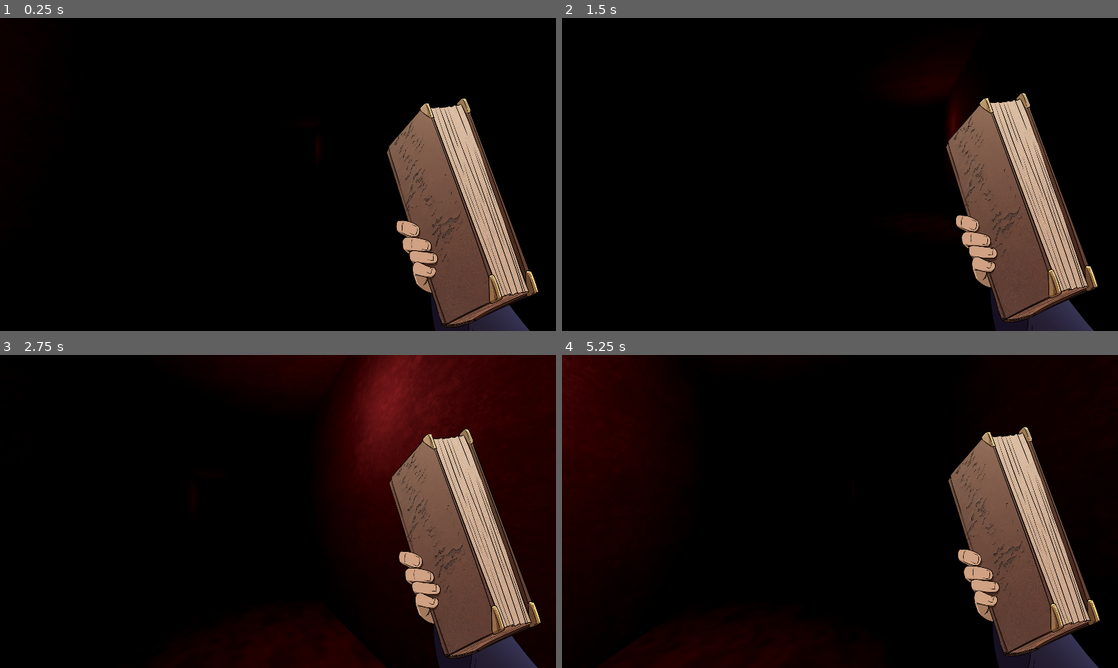
Above: before the commit, frames 1-4 (two rows, left to right).
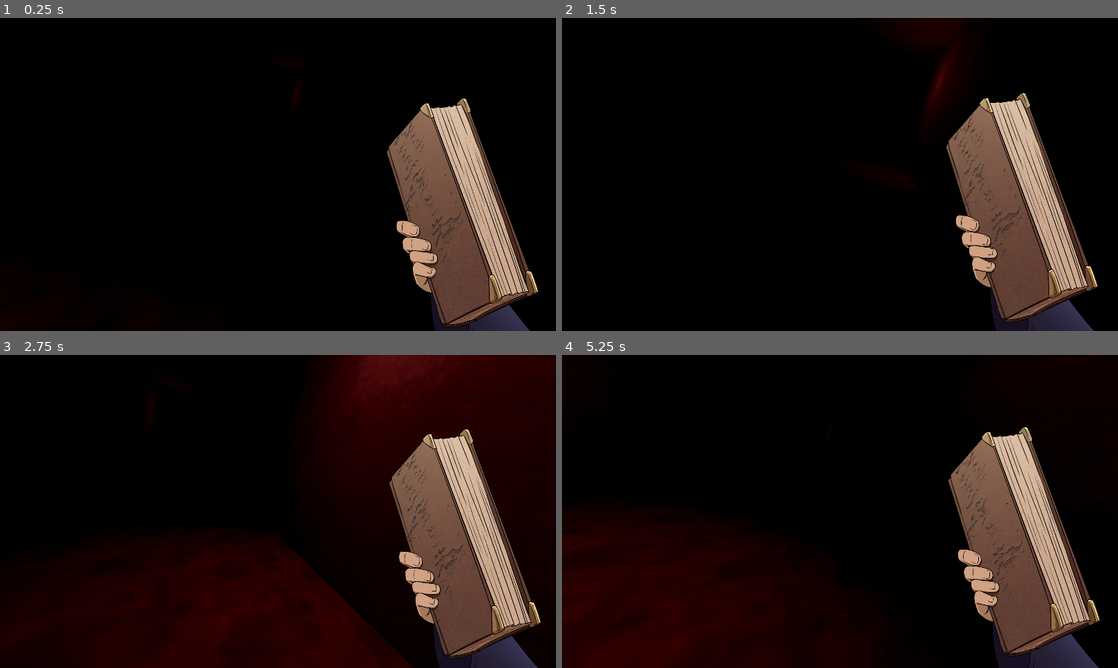
Above: after the commit, the same moments.

Repository: Bigaston/LDJam55
Game: Godot game, scene res://scenes/main.tscn
The game is run twice, just before and just after one commit, with the same random seed, the same clock (stepped at 60 frames per second) and the same inputs.
Inputs (mouse positions are in pixels of both pictures, inside the frame that each line leads up to):
- Up to frame 1 (0.25 s): no input
- Up to frame 2 (1.5 s): tap Enter at 0.5 s; move the mouse to (867, 174) at 0.52 s; hold W (move_forward) from 0.53 s (still down); tap Space (use_spell) at 0.6, 1.35 s; move the mouse to (812, 174) at 1.27 s
- Up to frame 3 (2.75 s): keep holding W (move_forward); move the mouse to (289, 505) at 2.02 s; tap Space (use_spell) at 2.1 s
- Up to frame 4 (5.25 s): keep holding W (move_forward); move the mouse to (834, 517) at 2.77 s; tap Space (use_spell) every 0.75 s from 2.85 to 5.1 s; move the mouse to (878, 514) at 3.52 s; move the mouse to (795, 508) at 4.27 s; move the mouse to (845, 511) at 5.02 s

The runs differ from the first frame. In frame 1, less than 0.1% of the frame differs, in the area x 52-58%, y 22-44%; in frame 2, 0.7%; in frame 3, 20%, in the area x 0-93%, y 0-100%; in frame 4, 15%.

Commit message:
Ajout de final form

Diff:
--- a/objects/Monster.gd
+++ b/objects/Monster.gd
@@ -84,7 +84,7 @@
 		parts[CustomTypes.BodyPart.ARM] == spell.arm_family &&
 		parts[CustomTypes.BodyPart.LEGS] == spell.leg_family):
 
-		print("ET C'EST GAGNE")
+		$FinalForm.texture = spell.result
 	else:
 		var part = CustomTypes.BodyPart.values()[randi_range(1, 3)]
 		random_part(part, true)
--- a/objects/Monster.tscn
+++ b/objects/Monster.tscn
@@ -197,4 +197,7 @@
 process_material = SubResource("ParticleProcessMaterial_41xma")
 draw_pass_1 = SubResource("QuadMesh_kx2rx")
 
+[node name="FinalForm" type="Sprite3D" parent="."]
+billboard = 2
+
 [connection signal="body_entered" from="Area3D" to="." method="_on_area_3d_body_entered"]
--- a/objects/Player.gd
+++ b/objects/Player.gd
@@ -24,6 +24,8 @@
 
 func _ready():
 	Input.mouse_mode = Input.MOUSE_MODE_CAPTURED
+
+	rotation_degrees.y = 0
 
 func _unhandled_input(event: InputEvent):
 	if Input.mouse_mode == Input.MOUSE_MODE_CAPTURED:
--- a/objects/Player.tscn
+++ b/objects/Player.tscn
@@ -82,12 +82,17 @@
 }]
 }
 
+[sub_resource type="Animation" id="Animation_xgsg5"]
+resource_name = "Win"
+
 [sub_resource type="AnimationLibrary" id="AnimationLibrary_m8dl8"]
 _data = {
-"Death": SubResource("Animation_4atok")
+"Death": SubResource("Animation_4atok"),
+"Win": SubResource("Animation_xgsg5")
 }
 
 [node name="Player" type="CharacterBody3D" node_paths=PackedStringArray("book")]
+transform = Transform3D(-1, 0, -1.50996e-07, 0, 1, 0, 1.50996e-07, 0, -1, 0, 0, 0)
 script = ExtResource("1_ck6yg")
 opened_book_speed = 2.0
 speed = 4.0
@@ -101,7 +106,7 @@
 [node name="Neck" type="Node3D" parent="."]
 
 [node name="Camera3D" type="Camera3D" parent="Neck"]
-transform = Transform3D(1, 0, 0, 0, 1, 0, 0, 0, 1, 0, 0.5, 0)
+transform = Transform3D(0.965672, -0.175863, -0.191182, 0.214199, 0.955455, 0.203036, 0.14696, -0.237018, 0.960326, 0, 0, -0.3)
 
 [node name="AudioListener3D" type="AudioListener3D" parent="Neck/Camera3D"]
 current = true
@@ -123,7 +128,7 @@
 mouse_filter = 2
 
 [node name="FadePanel" type="Panel" parent="EndScreen"]
-modulate = Color(1, 1, 1, 0)
+modulate = Color(1, 1, 1, -0.0208334)
 layout_mode = 1
 anchors_preset = 15
 anchor_right = 1.0
--- a/scripts/custom_resources/spells/FinalSpell.gd
+++ b/scripts/custom_resources/spells/FinalSpell.gd
@@ -3,6 +3,7 @@
 
 @export var name: String
 @export var sound: AudioStream
+@export var result: Texture2D
 
 @export_category("Partie")
 @export var head_family: CustomTypes.MonsterFamily
Not shown: 1 places in objects/Player.tscn that only renumber resources
